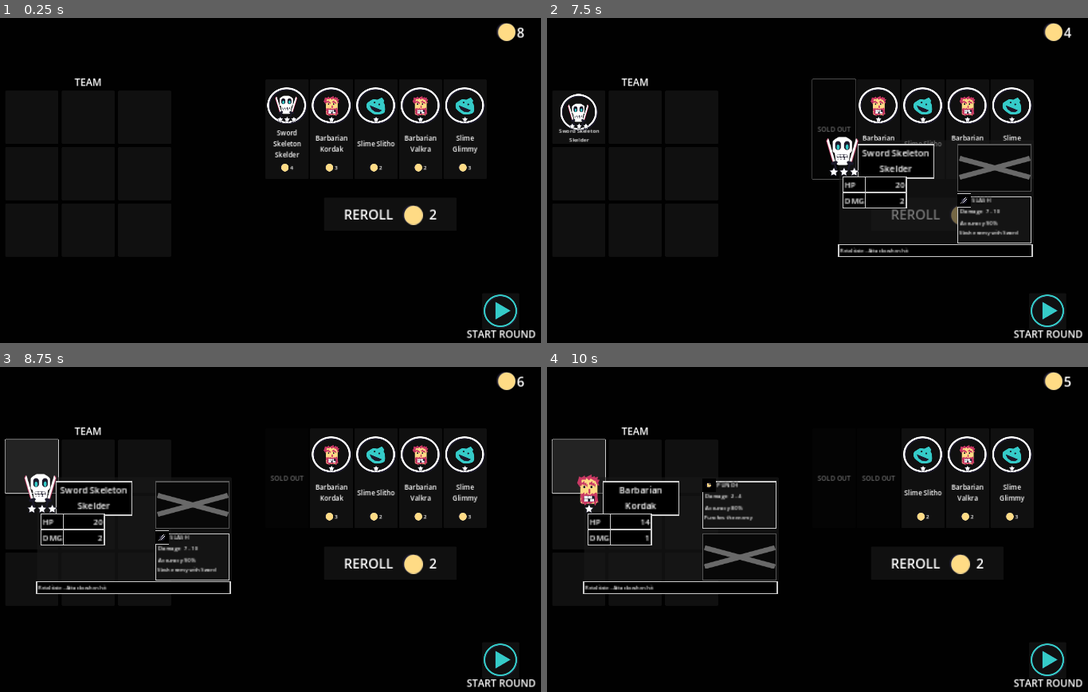
Above: before the commit, frames 1-4 (two rows, left to right).
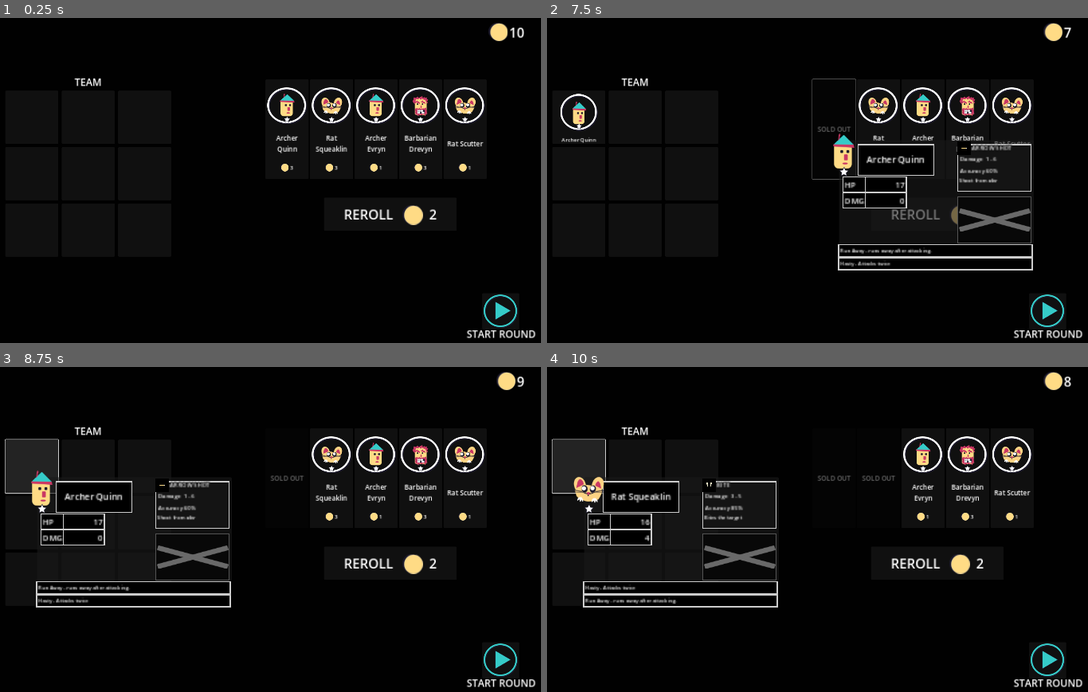
Above: after the commit, the same moments.

Repository: mathew-tran/mercmanager
Game: Godot game, scene res://Scenes/Main.tscn
Same seed, same stepped clock (60 frames per second), same inputs: the game is played once before the commit and once after it.
Inputs (mouse positions are in pixels of both pictures, inside the frame that each line leads up to):
- Up to frame 1 (0.25 s): no input
- Up to frame 2 (7.5 s): click (579, 118) at 0.5 s; click (633, 118) at 1.25 s; click (693, 118) at 2 s; click (579, 174) at 2.75 s; click (633, 174) at 3.5 s; click (693, 174) at 4.25 s; click (579, 229) at 5 s; click (633, 229) at 5.75 s; click (693, 229) at 6.5 s; click (833, 128) at 7.27 s
- Up to frame 3 (8.75 s): click "Sword Skeleton Skelder" (after the commit: "Archer Quinn") at 8 s
- Up to frame 4 (10 s): click (877, 477) at 8.77 s; click "Barbarian Kordak" (after the commit: "Rat Squeaklin") at 9.5 s

The runs differ from the first frame. In frame 1, 1.8% of the frame differs, in the area x 50-97%, y 1-47%; in frame 2, 4.2%; in frame 3, 4.2%, in the area x 4-97%, y 2-75%; in frame 4, 2.4%.

Commit message:
add chance for certain characters to show in certain slots based on rarity, also add rat class

Diff:
--- a/Art/MercManagerExample.svg
+++ b/Art/MercManagerExample.svg
@@ -25,8 +25,8 @@
      inkscape:deskcolor="#d1d1d1"
      inkscape:document-units="mm"
      inkscape:zoom="1.4342733"
-     inkscape:cx="1244.184"
-     inkscape:cy="-625.75241"
+     inkscape:cx="1279.0449"
+     inkscape:cy="-619.47746"
      inkscape:window-width="1920"
      inkscape:window-height="1001"
      inkscape:window-x="-7"
@@ -49,7 +49,7 @@
        x="255.03908"
        y="-187.98846"
        ry="0.45076281"
-       inkscape:export-filename="Characters\Archie.png"
+       inkscape:export-filename="UI\Rarity\1.png"
        inkscape:export-xdpi="96"
        inkscape:export-ydpi="96" /><rect
        style="fill:#000000;fill-opacity:0;stroke:#ffffff;stroke-width:0.2;stroke-linecap:round;stroke-dasharray:none;stroke-opacity:0"
@@ -3794,7 +3794,7 @@
          inkscape:export-xdpi="96"
          inkscape:export-ydpi="96" /></g><path
        sodipodi:type="star"
-       style="fill:#ffdb85;fill-opacity:1;stroke:#1b192a;stroke-width:0.600001;stroke-linecap:round;stroke-opacity:1"
+       style="fill:#ffffff;fill-opacity:1;stroke:#1b192a;stroke-width:0.600001;stroke-linecap:round;stroke-opacity:1"
        id="path12"
        inkscape:flatsided="false"
        sodipodi:sides="5"
@@ -3824,13 +3824,14 @@
        x="308.38962"
        y="-187.98846"
        ry="0.45076281"
-       inkscape:export-filename="Characters\Archie.png"
+       inkscape:export-filename="UI\Rarity\2.png"
        inkscape:export-xdpi="96"
        inkscape:export-ydpi="96" /><g
        id="g90"
-       transform="translate(-2.7670843)"><path
+       transform="translate(-2.7670843)"
+       style="fill:#ffffff;fill-opacity:1"><path
          sodipodi:type="star"
-         style="fill:#ffdb85;fill-opacity:1;stroke:#1b192a;stroke-width:0.600001;stroke-linecap:round;stroke-opacity:1"
+         style="fill:#ffffff;fill-opacity:1;stroke:#1b192a;stroke-width:0.600001;stroke-linecap:round;stroke-opacity:1"
          id="path88"
          inkscape:flatsided="false"
          sodipodi:sides="5"
@@ -3847,7 +3848,7 @@
          inkscape:transform-center-y="-0.22255067"
          transform="matrix(0.42520271,0,0,0.42520271,220.29221,-150.02091)" /><path
          sodipodi:type="star"
-         style="fill:#ffdb85;fill-opacity:1;stroke:#1b192a;stroke-width:0.600001;stroke-linecap:round;stroke-opacity:1"
+         style="fill:#ffffff;fill-opacity:1;stroke:#1b192a;stroke-width:0.600001;stroke-linecap:round;stroke-opacity:1"
          id="path90"
          inkscape:flatsided="false"
          sodipodi:sides="5"
@@ -3870,13 +3871,13 @@
        x="353.58527"
        y="-187.98846"
        ry="0.45076281"
-       inkscape:export-filename="Characters\Archie.png"
+       inkscape:export-filename="UI\Rarity\3.png"
        inkscape:export-xdpi="96"
        inkscape:export-ydpi="96" /><g
-       id="g117"
-       transform="translate(42.428566)"><path
+       id="g118"
+       transform="translate(-2.1444987,-0.83961567)"><path
          sodipodi:type="star"
-         style="fill:#ffdb85;fill-opacity:1;stroke:#1b192a;stroke-width:0.600001;stroke-linecap:round;stroke-opacity:1"
+         style="fill:#ffffff;fill-opacity:1;stroke:#1b192a;stroke-width:0.600001;stroke-linecap:round;stroke-opacity:1"
          id="path116"
          inkscape:flatsided="false"
          sodipodi:sides="5"
@@ -3889,11 +3890,11 @@
          inkscape:rounded="0"
          inkscape:randomized="0"
          d="m 245.2299,-49.045976 -3.47635,-1.954987 -3.58127,1.755426 0.78505,-3.910334 -2.77619,-2.863534 3.96155,-0.461732 1.86549,-3.525188 1.66332,3.624968 3.92912,0.684848 -2.93355,2.702086 z"
-         inkscape:transform-center-x="-0.022303564"
-         inkscape:transform-center-y="-0.22255067"
-         transform="matrix(0.42520271,0,0,0.42520271,220.29221,-150.02091)" /><path
+         inkscape:transform-center-x="-0.022311043"
+         inkscape:transform-center-y="-0.22255025"
+         transform="matrix(0.4252027,0,0,0.4252027,262.19162,-149.1813)" /><path
          sodipodi:type="star"
-         style="fill:#ffdb85;fill-opacity:1;stroke:#1b192a;stroke-width:0.600001;stroke-linecap:round;stroke-opacity:1"
+         style="fill:#ffffff;fill-opacity:1;stroke:#1b192a;stroke-width:0.600001;stroke-linecap:round;stroke-opacity:1"
          id="path117"
          inkscape:flatsided="false"
          sodipodi:sides="5"
@@ -3906,23 +3907,23 @@
          inkscape:rounded="0"
          inkscape:randomized="0"
          d="m 245.2299,-49.045976 -3.47635,-1.954987 -3.58127,1.755426 0.78505,-3.910334 -2.77619,-2.863534 3.96155,-0.461732 1.86549,-3.525188 1.66332,3.624968 3.92912,0.684848 -2.93355,2.702086 z"
-         inkscape:transform-center-x="-0.022303564"
-         inkscape:transform-center-y="-0.22255067"
-         transform="matrix(0.42520271,0,0,0.42520271,225.82637,-150.02091)" /></g><path
-       sodipodi:type="star"
-       style="fill:#ffdb85;fill-opacity:1;stroke:#1b192a;stroke-width:0.600001;stroke-linecap:round;stroke-opacity:1"
-       id="path118"
-       inkscape:flatsided="false"
-       sodipodi:sides="5"
-       sodipodi:cx="241.83842"
-       sodipodi:cy="-54.00275"
-       sodipodi:r1="6.0059743"
-       sodipodi:r2="3.0029871"
-       sodipodi:arg1="0.97074611"
-       sodipodi:arg2="1.5990646"
-       inkscape:rounded="0"
-       inkscape:randomized="0"
-       d="m 245.2299,-49.045976 -3.47635,-1.954987 -3.58127,1.755426 0.78505,-3.910334 -2.77619,-2.863534 3.96155,-0.461732 1.86549,-3.525188 1.66332,3.624968 3.92912,0.684848 -2.93355,2.702086 z"
-       inkscape:transform-center-x="-0.022303564"
-       inkscape:transform-center-y="-0.22255067"
-       transform="matrix(0.42520271,0,0,0.42520271,265.48785,-154.25428)" /></g></svg>
+         inkscape:transform-center-x="-0.022301212"
+         inkscape:transform-center-y="-0.22255025"
+         transform="matrix(0.4252027,0,0,0.4252027,273.07309,-149.1813)" /><path
+         sodipodi:type="star"
+         style="fill:#ffffff;fill-opacity:1;stroke:#1b192a;stroke-width:0.600001;stroke-linecap:round;stroke-opacity:1"
+         id="path118"
+         inkscape:flatsided="false"
+         sodipodi:sides="5"
+         sodipodi:cx="241.83842"
+         sodipodi:cy="-54.00275"
+         sodipodi:r1="6.0059743"
+         sodipodi:r2="3.0029871"
+         sodipodi:arg1="0.97074611"
+         sodipodi:arg2="1.5990646"
+         inkscape:rounded="0"
+         inkscape:randomized="0"
+         d="m 245.2299,-49.045976 -3.47635,-1.954987 -3.58127,1.755426 0.78505,-3.910334 -2.77619,-2.863534 3.96155,-0.461732 1.86549,-3.525188 1.66332,3.624968 3.92912,0.684848 -2.93355,2.702086 z"
+         inkscape:transform-center-x="-0.022301127"
+         inkscape:transform-center-y="-0.22255025"
+         transform="matrix(0.4252027,0,0,0.4252027,267.63236,-149.1813)" /></g></g></svg>
--- a/Prefabs/UI/GameUI.tscn
+++ b/Prefabs/UI/GameUI.tscn
@@ -1,9 +1,10 @@
-[gd_scene load_steps=11 format=3 uid="uid://3l11qm3o02te"]
+[gd_scene load_steps=12 format=3 uid="uid://3l11qm3o02te"]
 
 [ext_resource type="PackedScene" uid="uid://8fedrthhcdfm" path="res://Prefabs/UI/TeamUI.tscn" id="1_0gone"]
 [ext_resource type="Script" path="res://Scripts/Game/UI/GameUI.gd" id="1_442ia"]
 [ext_resource type="Texture2D" uid="uid://wiqyhbyllo76" path="res://Art/UI/PlayButton.png" id="2_h8wha"]
 [ext_resource type="Script" path="res://Scripts/Game/Shop.gd" id="2_takq8"]
+[ext_resource type="Resource" uid="uid://c2c71rhjljceb" path="res://Scripts/Data/Shop/ShopSlotsData.tres" id="3_77xf5"]
 [ext_resource type="PackedScene" uid="uid://qu1ysjysh7mu" path="res://Prefabs/UI/PurchasePogButton.tscn" id="4_t5kl4"]
 [ext_resource type="Texture2D" uid="uid://e2c4066hnaa5" path="res://Art/Coin.png" id="5_k530y"]
 [ext_resource type="Script" path="res://Scripts/Game/UI/PlayerCoinText.gd" id="5_qh772"]
@@ -24,6 +25,7 @@
 grow_vertical = 2
 theme_override_styles/panel = SubResource("StyleBoxFlat_cnei0")
 script = ExtResource("2_takq8")
+ShopSlotDataRef = ExtResource("3_77xf5")
 
 [node name="Team" parent="Shop" groups=["PlayerTeam"] instance=ExtResource("1_0gone")]
 layout_mode = 0
--- a/Scripts/Data/DataType/CharacterInfo.gd
+++ b/Scripts/Data/DataType/CharacterInfo.gd
@@ -37,6 +37,10 @@
 	print(GetFullName() + " update")
 	var lastingTraits : Array[Trait]
 	var chanceToLose = randi_range(10, 50)
+	if Rarity == RARITY.RARE:
+		chanceToLose -= 20
+	elif Rarity == RARITY.LEGENDARY:
+		chanceToLose -= 30
 	for charTrait in Traits:
 		var result = randi_range(0, 100)
 		print("rolled: " + str(result) + "<= " + str(chanceToLose))
--- /dev/null
+++ b/Scripts/Data/PlayerPogs/Legendary/Skeleton.tres
@@ -0,0 +1,29 @@
+[gd_resource type="Resource" script_class="CharacterInfo" load_steps=10 format=3 uid="uid://cbhisiuybw3ln"]
+
+[ext_resource type="Texture2D" uid="uid://wgt50gdfky0i" path="res://Art/Characters/Skeleton.png" id="1_5mcrh"]
+[ext_resource type="Resource" uid="uid://c4h2yf4klqfqr" path="res://Scripts/Data/DataType/Move/AttackMove_Slash.tres" id="2_ifpnw"]
+[ext_resource type="Script" path="res://Scripts/Data/DataType/MoveList.gd" id="3_ca4s1"]
+[ext_resource type="Script" path="res://Scripts/Data/DataType/Stats.gd" id="4_iugxg"]
+[ext_resource type="Script" path="res://Scripts/Data/DataType/Trait.gd" id="5_n0s44"]
+[ext_resource type="Resource" uid="uid://cmhu8fj1bisrw" path="res://Scripts/Data/Trait/Trait_Retaliate.tres" id="6_y6wd2"]
+[ext_resource type="Script" path="res://Scripts/Data/DataType/CharacterInfo.gd" id="7_3em3t"]
+
+[sub_resource type="Resource" id="Resource_007vb"]
+script = ExtResource("3_ca4s1")
+Move1 = ExtResource("2_ifpnw")
+
+[sub_resource type="Resource" id="Resource_m4fto"]
+script = ExtResource("4_iugxg")
+HP = 15
+Damage = 2
+
+[resource]
+script = ExtResource("7_3em3t")
+Name = "Sword Skeleton"
+Face = ExtResource("1_5mcrh")
+StatValues = SubResource("Resource_m4fto")
+Moves = SubResource("Resource_007vb")
+Cost = 8
+Traits = Array[ExtResource("5_n0s44")]([ExtResource("6_y6wd2")])
+Rarity = 2
+GivenNames = "Graveblade, Morven, Cindral, Duskmarrow, Valthorn, Shadryk, Kharak, Nytheris, Sephtor, Drynoss, Marrowveil, Zalkrin, Ossivar, Rathul, Calvaris, Blightfang, Serrak, Venmor, Skelder, Arkanis"
--- a/Scripts/Data/PlayerPogs/Archer.tres
+++ b/Scripts/Data/PlayerPogs/Normal/Archer.tres
@@ -26,4 +26,5 @@
 Moves = SubResource("Resource_kaip4")
 Cost = 1
 Traits = Array[ExtResource("5_0rgty")]([ExtResource("6_07gfk"), ExtResource("7_8nbla")])
+Rarity = 0
 GivenNames = "Rylan, Kaela, Daryn, Liora, Zane, Alina, Kieran, Mira, Ashen, Taryn, Silas, Lyric, Rowan, Evryn, Calla, Jace, Arlen, Renna, Quinn, Kyra"
--- /dev/null
+++ b/Scripts/Data/PlayerPogs/Normal/Rat.tres
@@ -0,0 +1,30 @@
+[gd_resource type="Resource" script_class="CharacterInfo" load_steps=11 format=3 uid="uid://dvgq2dljee3gt"]
+
+[ext_resource type="Texture2D" uid="uid://bb6ux7k301xg8" path="res://Art/Characters/Rat.png" id="1_j5dey"]
+[ext_resource type="Script" path="res://Scripts/Data/DataType/Trait.gd" id="1_mvp30"]
+[ext_resource type="Script" path="res://Scripts/Data/DataType/CharacterInfo.gd" id="2_ptck8"]
+[ext_resource type="Resource" uid="uid://dbgm0842o8v7h" path="res://Scripts/Data/DataType/Move/AttackMove_Bite.tres" id="2_r220x"]
+[ext_resource type="Script" path="res://Scripts/Data/DataType/MoveList.gd" id="3_3l4cq"]
+[ext_resource type="Script" path="res://Scripts/Data/DataType/Stats.gd" id="4_pa3oa"]
+[ext_resource type="Resource" uid="uid://dgyq31ews7rlx" path="res://Scripts/Data/Trait/Trait_Runaway.tres" id="6_jfnyj"]
+[ext_resource type="Resource" uid="uid://dtn5e6ftdgidw" path="res://Scripts/Data/Trait/Trait_Attack_Twice.tres" id="7_reora"]
+
+[sub_resource type="Resource" id="Resource_rpn80"]
+script = ExtResource("3_3l4cq")
+Move1 = ExtResource("2_r220x")
+
+[sub_resource type="Resource" id="Resource_urdqa"]
+script = ExtResource("4_pa3oa")
+HP = 12
+Damage = 2
+
+[resource]
+script = ExtResource("2_ptck8")
+Name = "Rat"
+Face = ExtResource("1_j5dey")
+StatValues = SubResource("Resource_urdqa")
+Moves = SubResource("Resource_rpn80")
+Cost = 1
+Traits = Array[ExtResource("1_mvp30")]([ExtResource("7_reora"), ExtResource("6_jfnyj")])
+Rarity = 0
+GivenNames = "Snivver, Rattik, Squeaklin, Vermik, Nibbles, Grizzik, Scutter, Feraldo, Whisk, Chitter, Gnawrin, Plagrat, Skivvy, Murrox, Cheddo, Scritch, Rathelm, Norvik, Poxel, Scrapple"
--- a/Scripts/Data/PlayerPogs/Slime.tres
+++ b/Scripts/Data/PlayerPogs/Rare/Slime.tres
@@ -23,6 +23,7 @@
 Face = ExtResource("1_8no4p")
 StatValues = SubResource("Resource_l7xi7")
 Moves = SubResource("Resource_kaip4")
-Cost = 2
+Cost = 4
 Traits = Array[ExtResource("5_1fhg1")]([ExtResource("6_nt5kn")])
+Rarity = 1
 GivenNames = "Gloop, Blorv, Slorbin, Dribble, Oozo, Glimmy, Splat, Viscor, Blobbo, Squib, Gelix, Plorpy, Mucklin, Glorpix, Slitho, Quibber, Flubbit, Goobar, Squishka, Oozerion"
--- a/Scripts/Data/PlayerPogs/Skeleton.tres
+++ /dev/null
@@ -1,29 +0,0 @@
-[gd_resource type="Resource" script_class="CharacterInfo" load_steps=10 format=3 uid="uid://cbhisiuybw3ln"]
-
-[ext_resource type="Script" path="res://Scripts/Data/DataType/CharacterInfo.gd" id="1_57nl1"]
-[ext_resource type="Texture2D" uid="uid://wgt50gdfky0i" path="res://Art/Characters/Skeleton.png" id="1_gn4vj"]
-[ext_resource type="Script" path="res://Scripts/Data/DataType/MoveList.gd" id="2_3er53"]
-[ext_resource type="Resource" uid="uid://c4h2yf4klqfqr" path="res://Scripts/Data/DataType/Move/AttackMove_Slash.tres" id="3_ejfi4"]
-[ext_resource type="Script" path="res://Scripts/Data/DataType/Stats.gd" id="3_hhsmd"]
-[ext_resource type="Script" path="res://Scripts/Data/DataType/Trait.gd" id="6_hp4ah"]
-[ext_resource type="Resource" uid="uid://cmhu8fj1bisrw" path="res://Scripts/Data/Trait/Trait_Retaliate.tres" id="7_1nt6p"]
-
-[sub_resource type="Resource" id="Resource_007vb"]
-script = ExtResource("2_3er53")
-Move2 = ExtResource("3_ejfi4")
-
-[sub_resource type="Resource" id="Resource_m4fto"]
-script = ExtResource("3_hhsmd")
-HP = 15
-Damage = 2
-
-[resource]
-script = ExtResource("1_57nl1")
-Name = "Sword Skeleton"
-Face = ExtResource("1_gn4vj")
-StatValues = SubResource("Resource_m4fto")
-Moves = SubResource("Resource_007vb")
-Cost = 3
-Traits = Array[ExtResource("6_hp4ah")]([ExtResource("7_1nt6p")])
-Rarity = 2
-GivenNames = "Graveblade, Morven, Cindral, Duskmarrow, Valthorn, Shadryk, Kharak, Nytheris, Sephtor, Drynoss, Marrowveil, Zalkrin, Ossivar, Rathul, Calvaris, Blightfang, Serrak, Venmor, Skelder, Arkanis"
--- /dev/null
+++ b/Scripts/Data/Shop/ShopSlotsData.tres
@@ -0,0 +1,38 @@
+[gd_resource type="Resource" script_class="ShopSlotsData" load_steps=8 format=3 uid="uid://c2c71rhjljceb"]
+
+[ext_resource type="Script" path="res://Scripts/Data/ShopSlotData.gd" id="1_18yj3"]
+[ext_resource type="Script" path="res://Scripts/Data/ShopSlotsData.gd" id="1_lhbjr"]
+
+[sub_resource type="Resource" id="Resource_mx5co"]
+script = ExtResource("1_18yj3")
+NormalChance = 100
+RareChance = 0
+LegendaryChance = 0
+
+[sub_resource type="Resource" id="Resource_y5ce6"]
+script = ExtResource("1_18yj3")
+NormalChance = 99
+RareChance = 1
+LegendaryChance = 0
+
+[sub_resource type="Resource" id="Resource_w1ori"]
+script = ExtResource("1_18yj3")
+NormalChance = 95
+RareChance = 3
+LegendaryChance = 2
+
+[sub_resource type="Resource" id="Resource_glleb"]
+script = ExtResource("1_18yj3")
+NormalChance = 90
+RareChance = 6
+LegendaryChance = 4
+
+[sub_resource type="Resource" id="Resource_mfror"]
+script = ExtResource("1_18yj3")
+NormalChance = 85
+RareChance = 10
+LegendaryChance = 5
+
+[resource]
+script = ExtResource("1_lhbjr")
+Slots = Array[ExtResource("1_18yj3")]([SubResource("Resource_mx5co"), SubResource("Resource_y5ce6"), SubResource("Resource_w1ori"), SubResource("Resource_glleb"), SubResource("Resource_mfror")])
--- /dev/null
+++ b/Scripts/Data/ShopSlotData.gd
@@ -0,0 +1,7 @@
+extends Resource
+
+class_name ShopSlotData
+
+@export var NormalChance = 0
+@export var RareChance = 0
+@export var LegendaryChance = 0
--- /dev/null
+++ b/Scripts/Data/ShopSlotsData.gd
@@ -0,0 +1,5 @@
+extends Resource
+
+class_name ShopSlotsData
+
+@export var Slots : Array[ShopSlotData]
--- a/Scripts/Game/Shop.gd
+++ b/Scripts/Game/Shop.gd
@@ -4,8 +4,9 @@
 
 @onready var Stock = $Stock
 
-var Money = 8
-var StoreStock = 5
+var Money = 10
+
+@export var ShopSlotDataRef : ShopSlotsData
 
 signal UpdateMoney
 
@@ -28,14 +29,25 @@
 		stock.queue_free()
 
 	var Items = []
-	var pogs = Helper.GetAllFilePaths("res://Scripts/Data/PlayerPogs/")
+	var normalPogs = Helper.GetAllFilePaths("res://Scripts/Data/PlayerPogs/Normal")
+	var rarePogs = Helper.GetAllFilePaths("res://Scripts/Data/PlayerPogs/Rare")
+	var legendaryPogs = Helper.GetAllFilePaths("res://Scripts/Data/PlayerPogs/Legendary")
 
 	await get_tree().process_frame
-	for index in range(0, StoreStock):
-		pogs.shuffle()
+	for slotInfo in ShopSlotDataRef.Slots:
+		var chosenBucket = null
+		var result = randi_range(0, 100)
+		if result <= slotInfo.NormalChance:
+			chosenBucket = normalPogs
+		elif result <= slotInfo.NormalChance + slotInfo.RareChance:
+			chosenBucket = rarePogs
+		else:
+			chosenBucket = legendaryPogs
+		print(result)
+		chosenBucket.shuffle()
 
 		var instance = load("res://Prefabs/UI/PurchasePogButton.tscn").instantiate()
-		instance.Setup(load(pogs[0]))
+		instance.Setup(load(chosenBucket[0]))
 		Stock.add_child(instance)
 
 	UpdateMoney.emit()
--- a/Scripts/Game/UI/PurchasePogButton.gd
+++ b/Scripts/Game/UI/PurchasePogButton.gd
@@ -53,4 +53,5 @@
 
 
 func _on_mouse_exited():
-	Helper.GetCharInfoUI().HideInfo()
+	if is_instance_valid(Helper.GetCharInfoUI()):
+		Helper.GetCharInfoUI().HideInfo()
Binary file added: Art/Characters/Rat.png
Not shown, added: Art/Characters/Rat.png.import
Renamed: Scripts/Data/PlayerPogs/Barbarian.tres -> Scripts/Data/PlayerPogs/Normal/Barbarian.tres
